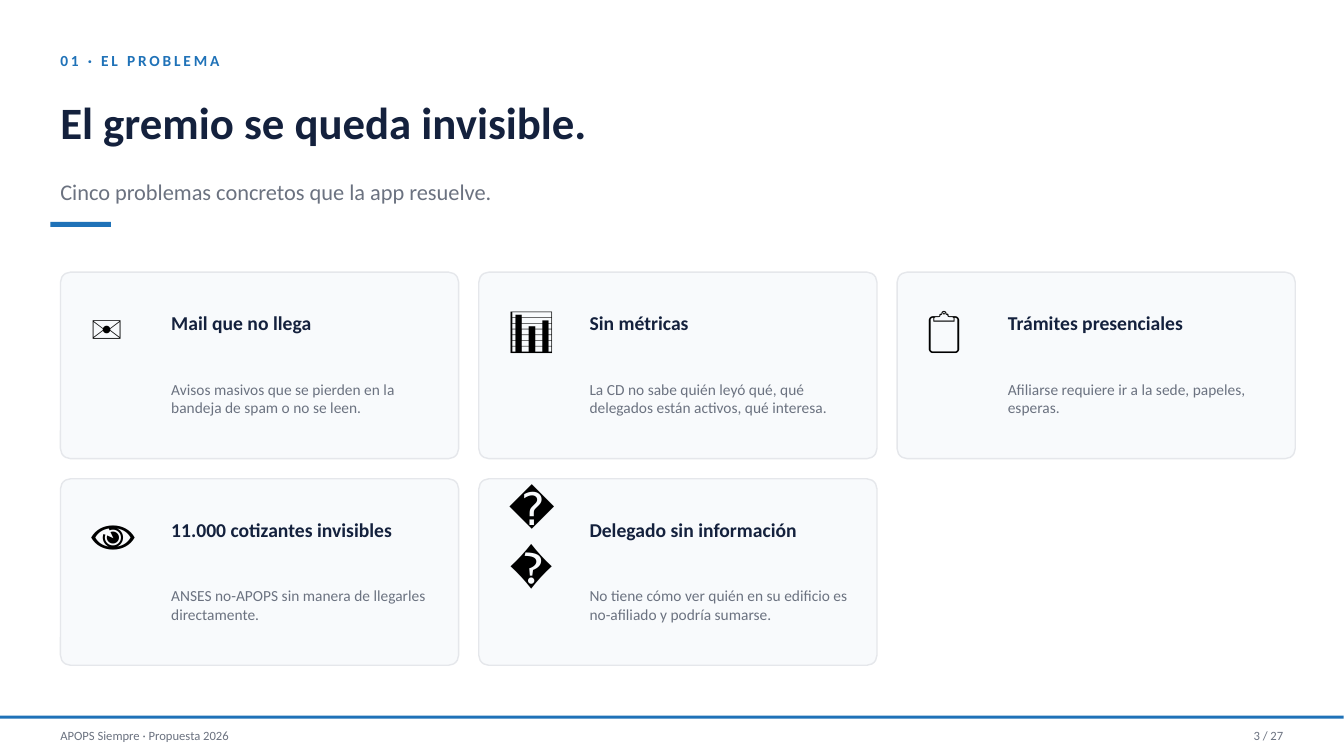
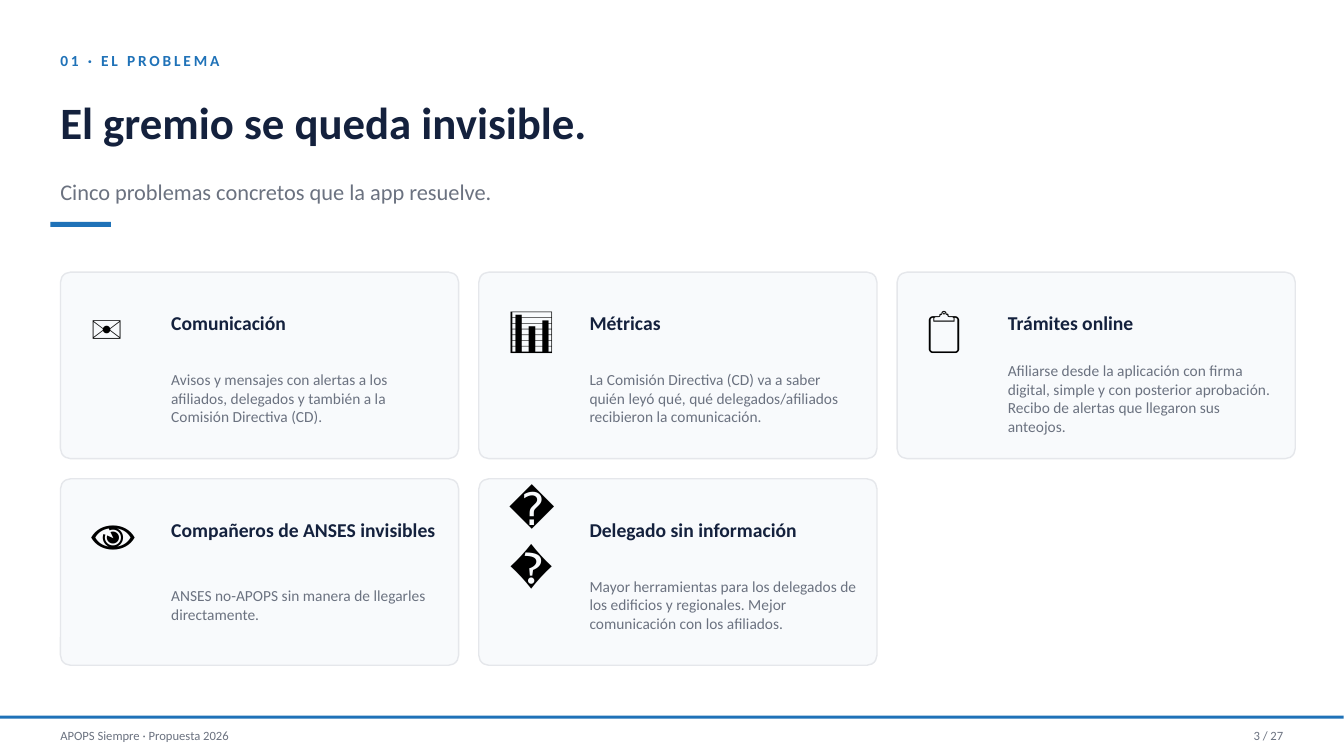
Before and after one commit to saadypacheco/apops, a slide deck: slide 3 of Presentacion-APOPS-Siempre.pptx. Drawn at 1344x756 pixels with LibreOffice and Linux fonts; fonts in the diff are those of the drawing. Boxes give left, top, right and bottom in pixels: in the first picture for what was removed or moved away, otherwise in the second. Text is boxed around its words. In the diff, an @@ line names an element or a change of style, - is before the commit and + after.

```diff
--- a/Presentacion-APOPS-Siempre.pptx
+++ b/Presentacion-APOPS-Siempre.pptx
@@ text at [171,316,286,330]: text changed @@
-Mail que no llega
+Comunicación
@@ text at [590,316,661,330]: text changed @@
-Sin métricas
+Métricas
@@ text at [1008,316,1133,330]: text changed @@
-Trámites presenciales
+Trámites online
@@ text at [171,374,388,424]: text changed @@
-Avisos masivos que se pierden en la bandeja de spam o no se leen.
+Avisos y mensajes con alertas a los afiliados, delegados y también a la Comisión Directiva (CD).
@@ text at [590,374,838,422]: text changed @@
-La CD no sabe quién leyó qué, qué delegados están activos, qué interesa.
+La Comisión Directiva (CD) va a saber quién leyó qué, qué delegados/afiliados recibieron la comunicación.
@@ text at [1008,365,1269,435]: text changed @@
-Afiliarse requiere ir a la sede, papeles, esperas.
+Afiliarse desde la aplicación con firma digital, simple y con posterior aprobación. Recibo de alertas que llegaron sus anteojos.
@@ text at [171,523,435,540]: text changed @@
-11.000 cotizantes invisibles
+Compañeros de ANSES invisibles
@@ text at [590,581,856,629]: text changed @@
-No tiene cómo ver quién en su edificio es no-afiliado y podría sumarse.
+Mayor herramientas para los delegados de los edificios y regionales. Mejor comunicación con los afiliados.
```
Also in this commit, not shown: 6 other slides changed, 2 other files.
